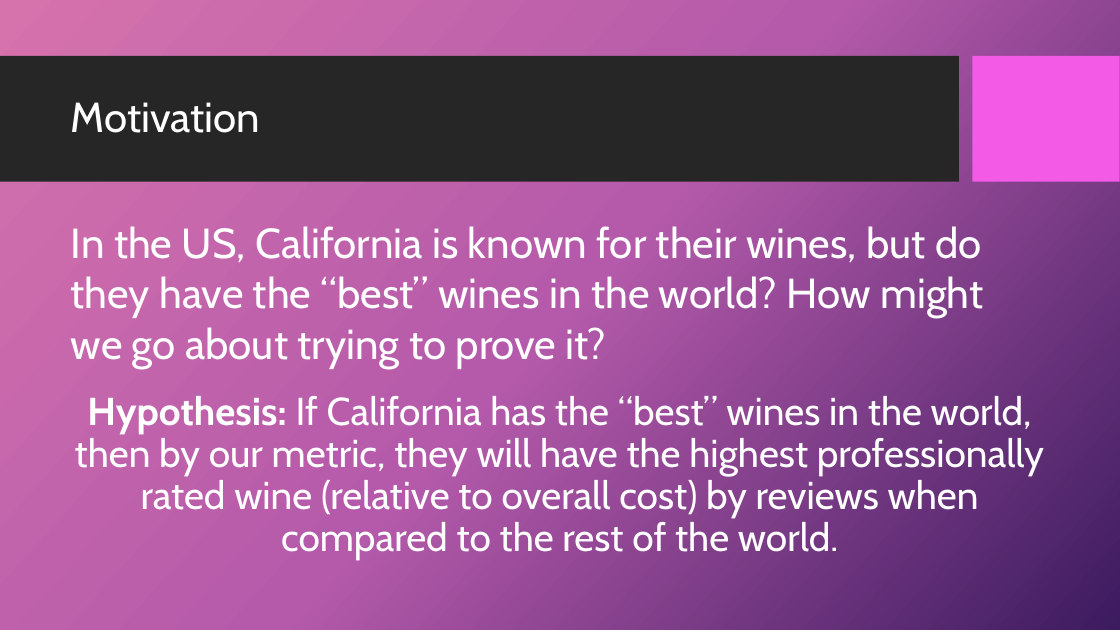
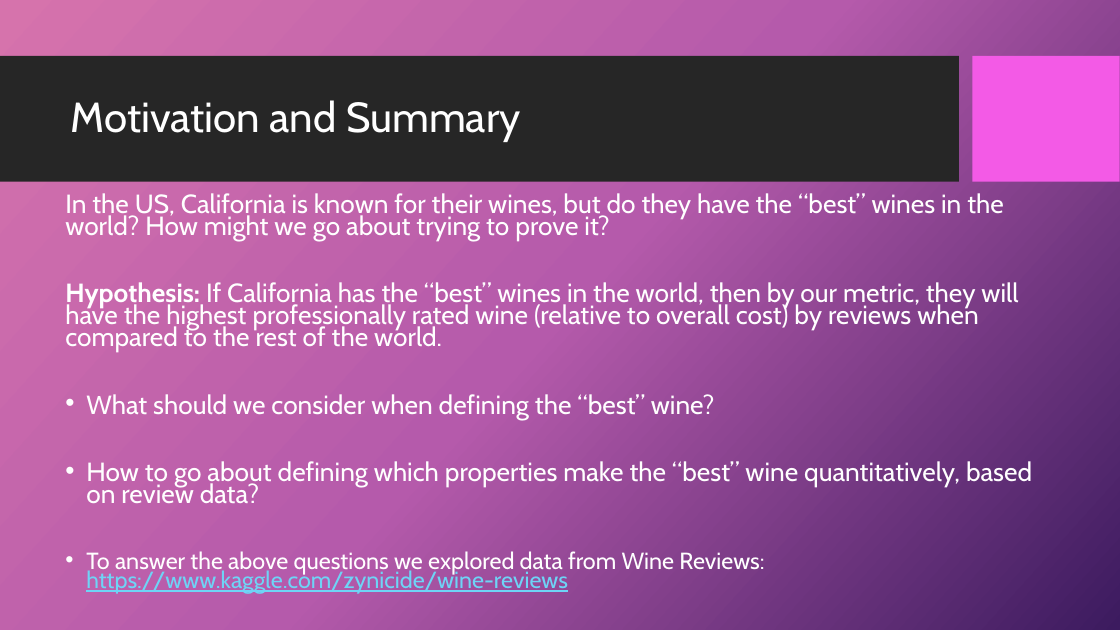
Before and after one commit to 4Reference/Project1, a slide deck: slide 2 of Data Science_Project 1_Group2.pptx. Drawn at 1120x630 pixels with LibreOffice and Linux fonts; fonts in the diff are those of the drawing; background and template pictures are left out. Boxes give left, top, right and bottom in pixels: in the first picture for what was removed or moved away, otherwise in the second. Text is boxed around its words. In the diff, an @@ line names an element or a change of style, - is before the commit and + after.

```diff
--- a/Data Science_Project 1_Group2.pptx
+++ b/Data Science_Project 1_Group2.pptx
@@ title at [71, 100, 521, 142]: text changed @@
-Motivation
+Motivation and Summary
@@ text "In the US, California is ...": place and size @@
-text "In the US, California is ..." at [75, 396, 1044, 560]
+text "In the US, California is ..." at [65, 193, 1032, 594]
@@ text at [65, 193, 1004, 241]: paragraph added @@
+In the US, California is known for their wines, but do they have the “best” wines in the world? How might we go about trying to prove it?
@@ text removed at [71, 226, 983, 369] @@
-In the US, California is known for their wines, but do they have the “best” wines in the world? How might we go about trying to prove it?
@@ text at [65, 282, 1018, 352]: size 33.3 to 22.5 pt in "Hypothesis: If California has the “best” wines ..."; alignment centre to left; line spacing 0.9 to 0.7 @@
@@ text at [86, 394, 1032, 594]: paragraphs added @@
+• What should we consider when defining the “best” wine?
+• How to go about defining which properties make the “best” wine quantitatively, based on review data?
+• To answer the above questions we explored data from Wine Reviews: https://www.kaggle.com/zynicide/wine-reviews
```
Also in this commit, not shown: 9 other slides changed, 1 slide added, 2 slides removed.
